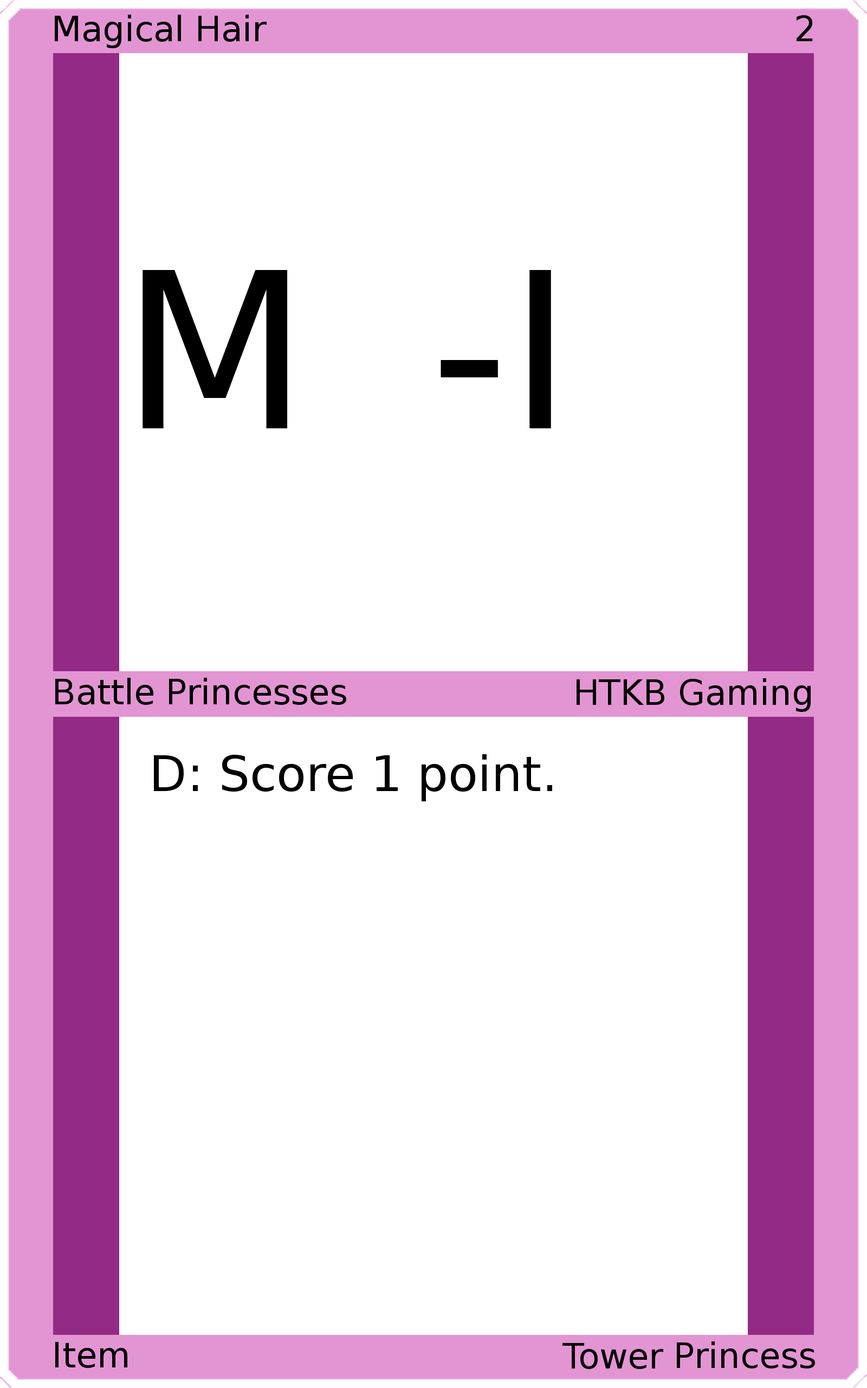
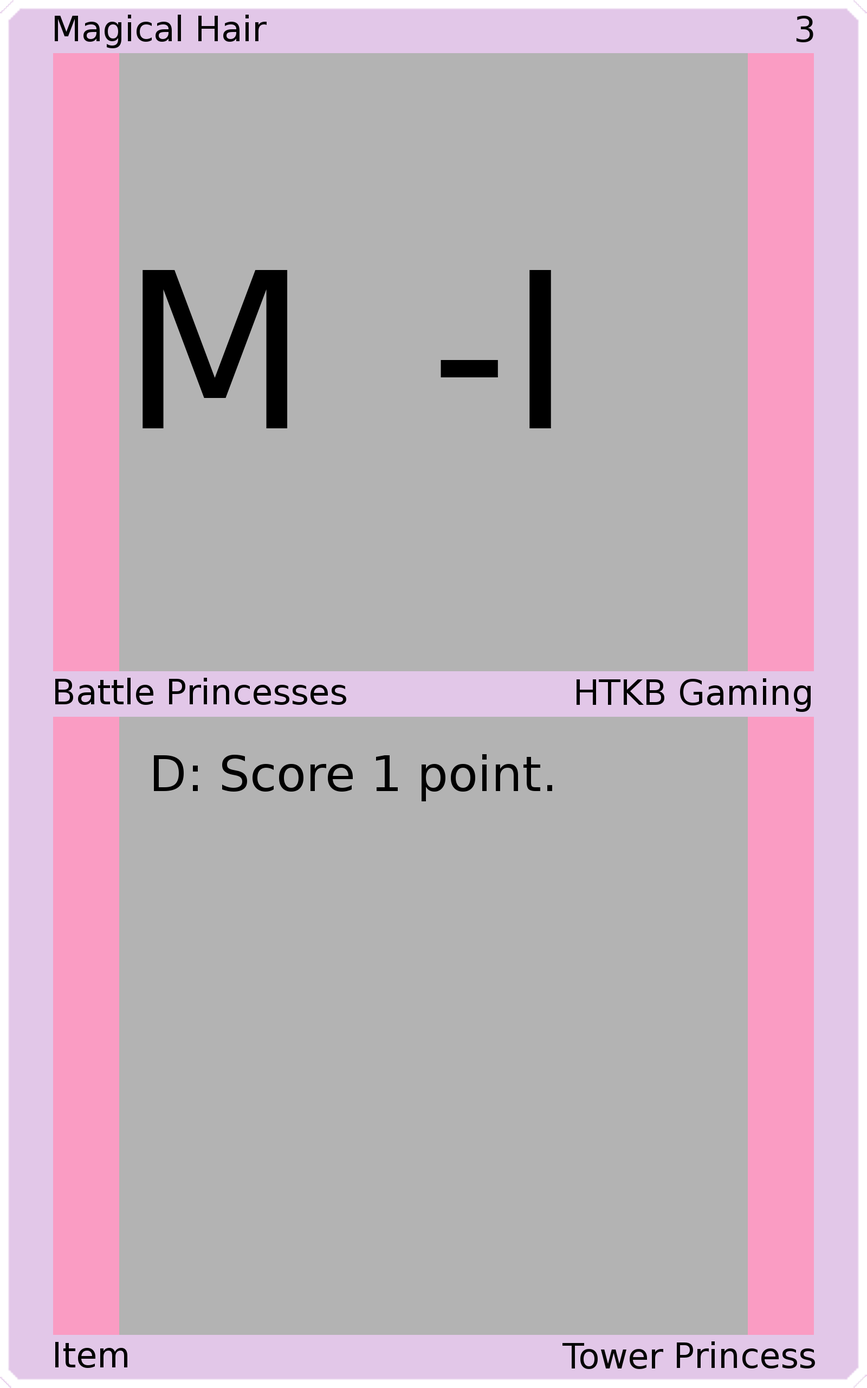
Two versions of the same layered image (867 × 1388). Layer-by-layer changes:
painted on "Upper Right" over (x1=796, y1=15, x2=814, y2=43)
painted on "Border" over (x1=0, y1=0, x2=867, y2=1388)
painted on "Top Background" over (x1=119, y1=52, x2=748, y2=673)
painted on "Bottom Background" over (x1=119, y1=715, x2=748, y2=1336)
painted on "Background" over (x1=35, y1=35, x2=832, y2=1352)
